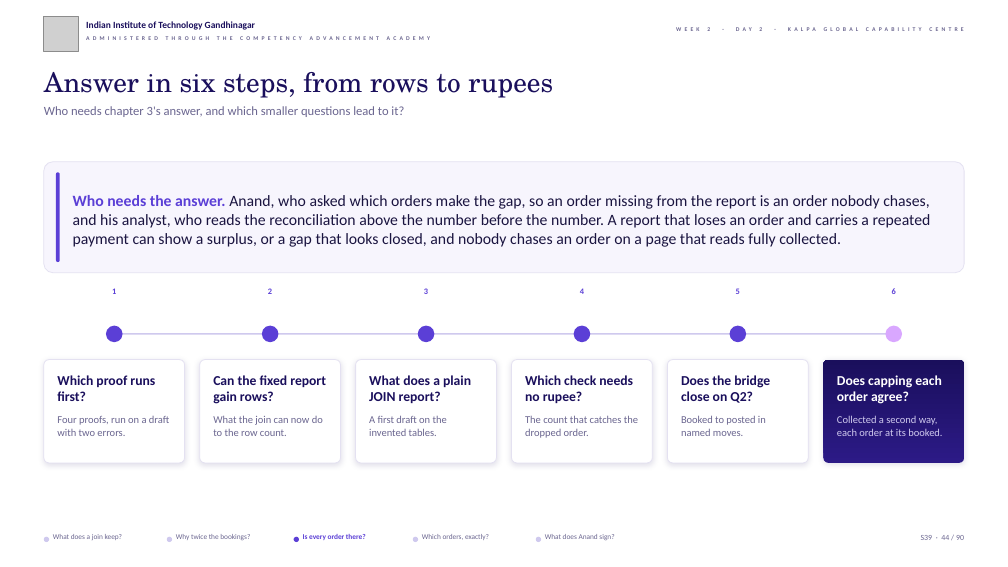
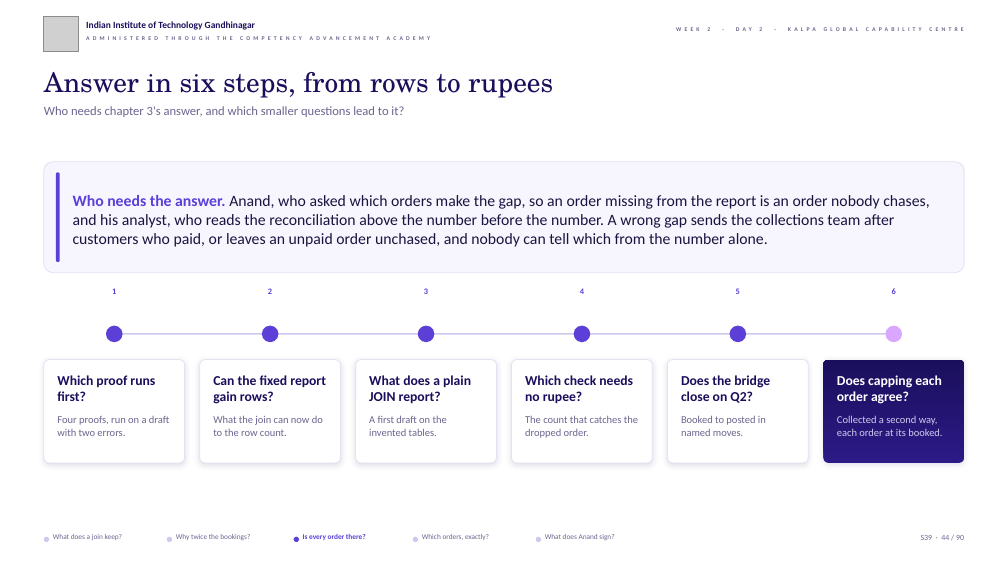
Before and after one commit to fde-academy-lab/c2-content-factory, a slide deck: slide 44 of content/W02/D2/slides/C2_W02_D02_half1_STUDENT.pptx. Drawn at 1008x567 pixels with LibreOffice and Linux fonts; fonts in the diff are those of the drawing; grey boxes stand for pictures; background and template pictures are left out. Boxes give left, top, right and bottom in pixels: in the first picture for what was removed or moved away, otherwise in the second. Text is boxed around its words. In the diff, an @@ line names an element or a change of style, - is before the commit and + after.

```diff
--- a/content/W02/D2/slides/C2_W02_D02_half1_STUDENT.pptx
+++ b/content/W02/D2/slides/C2_W02_D02_half1_STUDENT.pptx
@@ text at [73,195,929,247]: text changed @@
-Who needs the answer. Anand, who asked which orders make the gap, so an order missing from the report is an order nobody chases, and his analyst, who reads the reconciliation above the number before the number. A report that loses an order and carries a repeated payment can show a surplus, or a gap that looks closed, and nobody chases an order on a page that reads fully collected.
+Who needs the answer. Anand, who asked which orders make the gap, so an order missing from the report is an order nobody chases, and his analyst, who reads the reconciliation above the number before the number. A wrong gap sends the collections team after customers who paid, or leaves an unpaid order unchased, and nobody can tell which from the number alone.
```
Also in this commit, not shown: 13 other slides changed, 34 other files.
